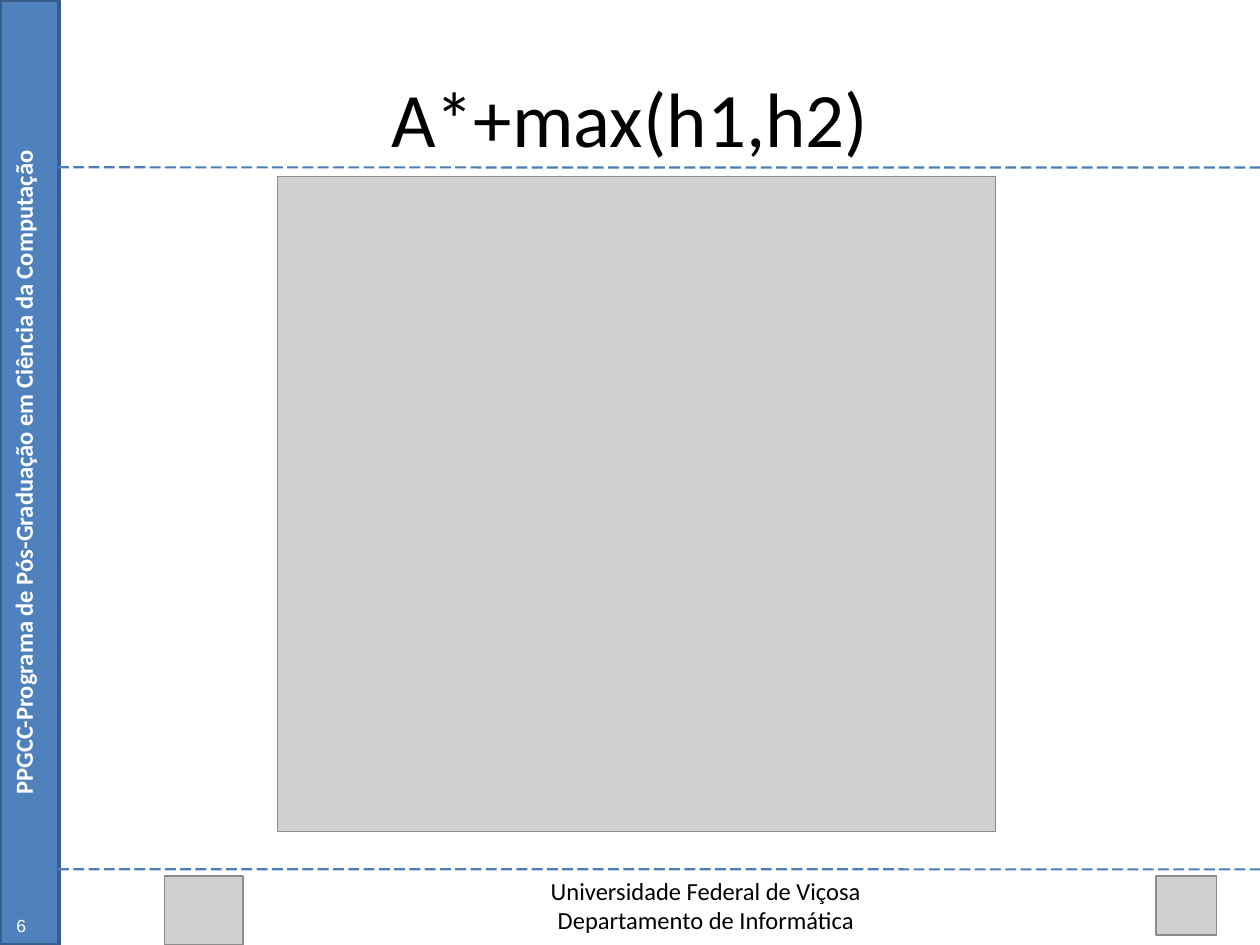
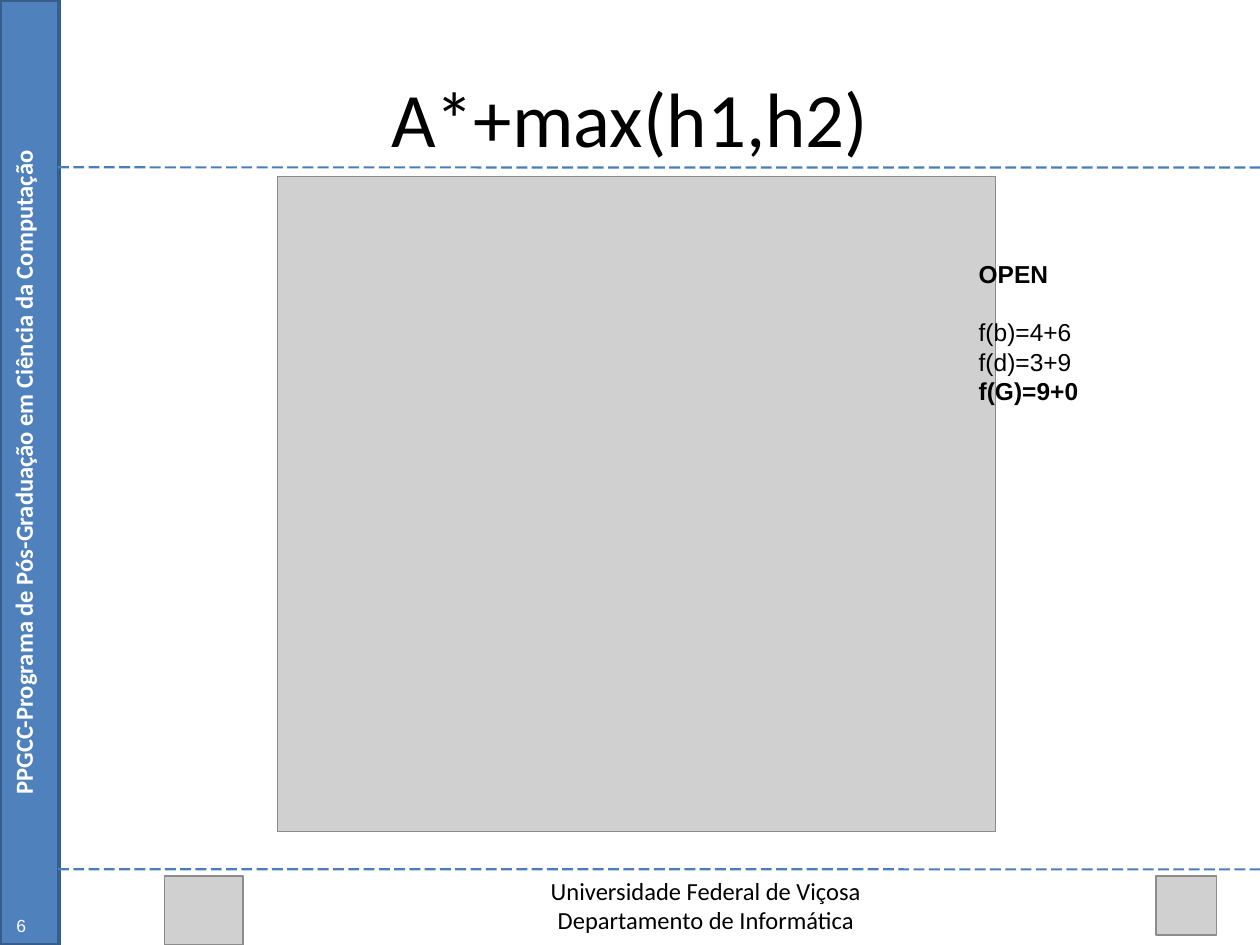
Before and after one commit to Marvinsky/research-marvin, a slide deck: slide 22 of latex/odp/dissertation_v12.odp (slide 21 before the commit). Drawn at 1260x945 pixels with LibreOffice and Linux fonts; fonts in the diff are those of the drawing; grey boxes stand for pictures. Boxes give left, top, right and bottom in pixels: in the first picture for what was removed or moved away, otherwise in the second. Text is boxed around its words. In the diff, an @@ line names an element or a change of style, - is before the commit and + after.

```diff
--- a/latex/odp/dissertation_v12.odp
+++ b/latex/odp/dissertation_v12.odp
@@ text added at [979, 263, 1079, 406], 14 pt, text #000000 @@
+OPEN
+f(b)=4+6
+f(d)=3+9
+f(G)=9+0
```
Also in this commit, not shown: 39 other slides changed, 2 slides added.
